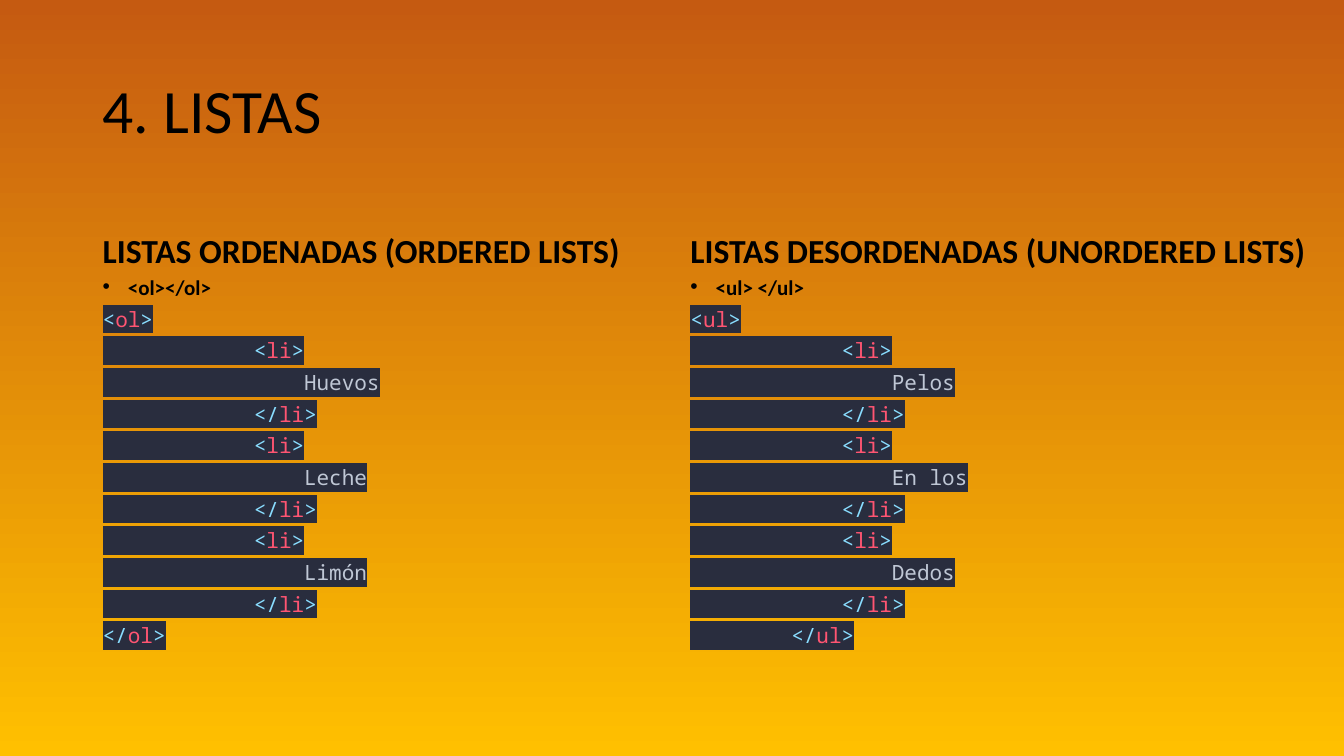
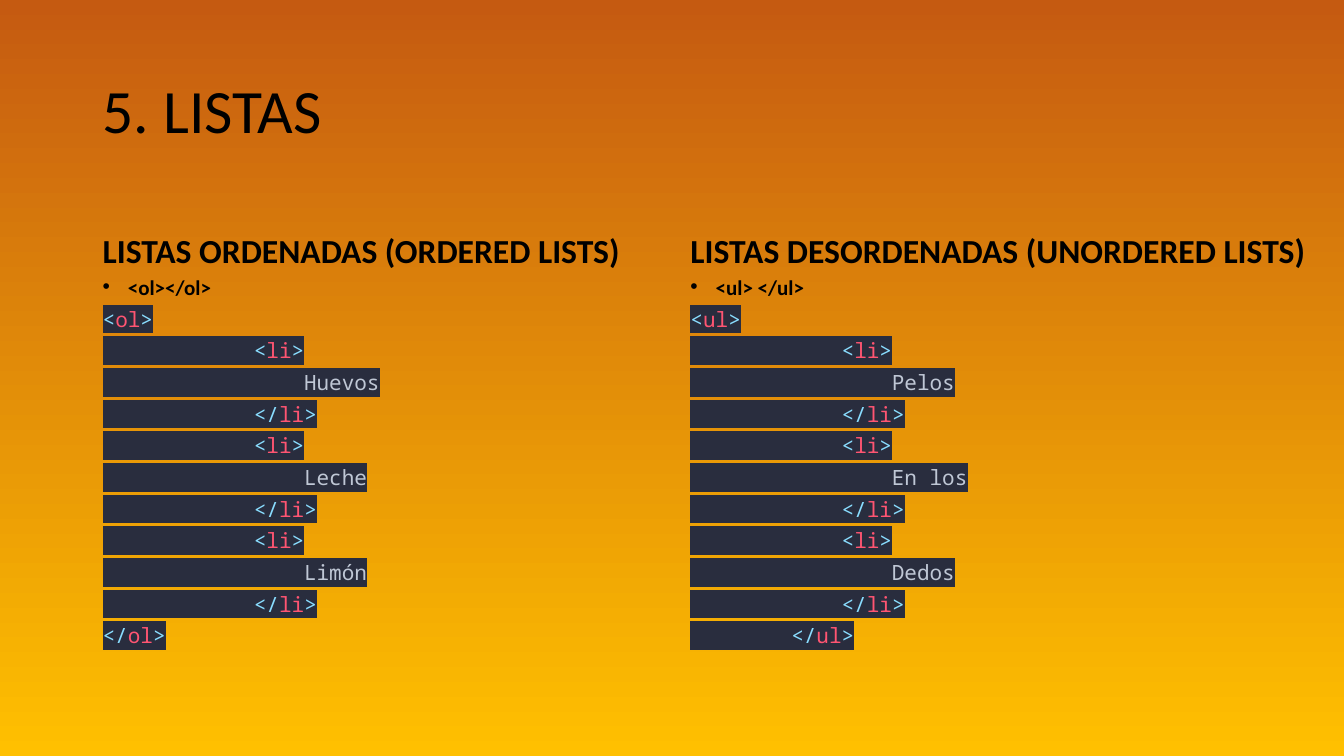
Before and after one commit to WalterDeRacagua/Curso-de-HTML-y-CSS, a slide deck: slide 9 of HTML/TEORIA/INTRODUCCIÓN HTML.odp. Drawn at 1344x756 pixels with LibreOffice and Linux fonts; fonts in the diff are those of the drawing. Boxes give left, top, right and bottom in pixels: in the first picture for what was removed or moved away, otherwise in the second. Text is boxed around its words. In the diff, an @@ line names an element or a change of style, - is before the commit and + after.

```diff
--- a/HTML/TEORIA/INTRODUCCIÓN HTML.odp
+++ b/HTML/TEORIA/INTRODUCCIÓN HTML.odp
@@ title at (103, 93, 321, 134): text changed @@
-4. LISTAS
+5. LISTAS
```
Also in this commit, not shown: 8 other slides changed, 5 slides added.
